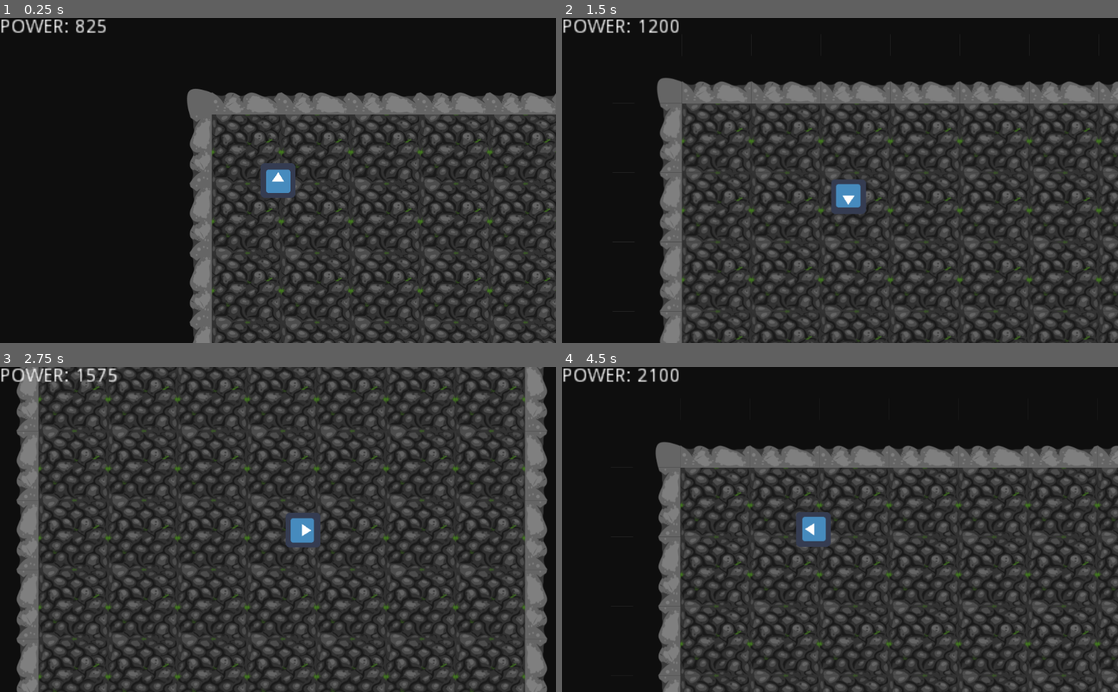
Above: before the commit, frames 1-4 (two rows, left to right).
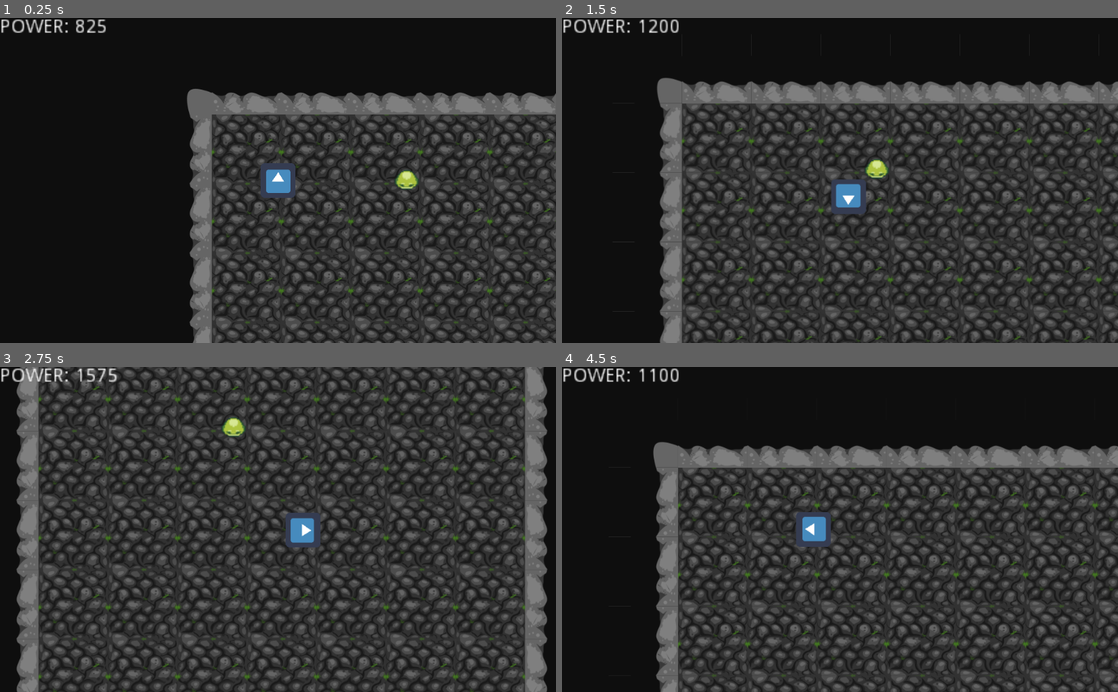
Above: after the commit, the same moments.

Repository: hnr250/FromHeroToZero
Game: Godot game, scene res://Field.tscn
The game is run twice, just before and just after one commit, with the same random seed, the same clock (stepped at 60 frames per second) and the same inputs. The engine's default icon, where the game draws it, is replaced by a stand-in: a white triangle on a blue panel in a dark square.
Inputs:
- Up to frame 1 (0.25 s): no input
- Up to frame 2 (1.5 s): hold Right (ui_right) 0.53-1.28 s; hold Down (ui_down) from 1.28 s (still down)
- Up to frame 3 (2.75 s): release Down (ui_down) at 2.03 s; hold Right (ui_right) from 2.03 s (still down)
- Up to frame 4 (4.5 s): release Right (ui_right) at 2.78 s; hold Up (ui_up) 2.78-3.53 s; hold Left (ui_left) from 3.53 s (still down)

The runs differ from the first frame. In frame 1, 0.2% of the frame differs, in the area x 71-76%, y 46-53%; in frame 2, 0.2%; in frame 3, 0.2%; in frame 4, 11%, in the area x 13-100%, y 0-100%.

Commit message:
Added first enemy and collision with objects

Diff:
--- a/Field.tscn
+++ b/Field.tscn
@@ -1,11 +1,18 @@
-[gd_scene load_steps=5 format=2]
+[gd_scene load_steps=8 format=2]
 
 [ext_resource path="res://Scripts/World.gd" type="Script" id=1]
 [ext_resource path="res://Objects/tiles.tres" type="TileSet" id=2]
 [ext_resource path="res://Objects/Player.tscn" type="PackedScene" id=3]
 [ext_resource path="res://Objects/GUI_camera.tscn" type="PackedScene" id=4]
+[ext_resource path="res://Scripts/MeleeEnemy.gd" type="Script" id=5]
+[ext_resource path="res://Graphics/slime.png" type="Texture" id=6]
 
-[node name="Tileset" type="Node2D"]
+[sub_resource type="RectangleShape2D" id=1]
+
+custom_solver_bias = 0.0
+extents = Vector2( 10, 10 )
+
+[node name="Tileset" type="Node2D" index="0"]
 
 self_modulate = Color( 0, 0, 0, 1 )
 scale = Vector2( 0.5, 0.5 )
@@ -70,3 +77,28 @@
 lines_skipped = 0
 max_lines_visible = -1
 _sections_unfolded = [ "Anchor", "Grow Direction", "Rect" ]
+
+[node name="enemy" type="KinematicBody2D" parent="." index="3" groups=[
+"enemy",
+]]
+
+position = Vector2( 487.055, 246.711 )
+scale = Vector2( 2, 2 )
+input_pickable = false
+collision_layer = 1
+collision_mask = 1
+collision/safe_margin = 0.08
+script = ExtResource( 5 )
+_sections_unfolded = [ "Transform" ]
+
+[node name="Sprite" type="Sprite" parent="enemy" index="0"]
+
+texture = ExtResource( 6 )
+region_enabled = true
+region_rect = Rect2( 32, 0, 32, 32 )
+_sections_unfolded = [ "Region" ]
+
+[node name="CollisionShape2D" type="CollisionShape2D" parent="enemy" index="1"]
+
+shape = SubResource( 1 )
+_sections_unfolded = [ "Transform" ]
--- /dev/null
+++ b/Scripts/Enemy.gd
@@ -0,0 +1,19 @@
+extends Node
+
+# class member variables go here, for example:
+# var a = 2
+# var b = "textvar"
+var POWER = 1000;
+var VELOCITY = 0;
+var is_enemy = true;
+
+
+func _ready():
+	# Called every time the node is added to the scene.
+	# Initialization here
+	pass
+
+#func _process(delta):
+#	# Called every frame. Delta is time since last frame.
+#	# Update game logic here.
+#	pass
--- /dev/null
+++ b/Scripts/MeleeEnemy.gd
@@ -0,0 +1,16 @@
+extends "res://Scripts/Enemy.gd"
+
+# class member variables go here, for example:
+# var a = 2
+# var b = "textvar"
+
+func _ready():
+	# Called every time the node is added to the scene.
+	# Initialization here
+	add_to_group("enemy");
+	pass
+
+#func _process(delta):
+#	# Called every frame. Delta is time since last frame.
+#	# Update game logic here.
+#	pass
--- a/Scripts/player.gd
+++ b/Scripts/player.gd
@@ -37,7 +37,9 @@
 		vertical_movement = vertical_movement /1.4143
 
 	movement_vector = Vector2(horizontal_movement*VELOCITY,vertical_movement*VELOCITY)
-	move_and_collide(movement_vector)
+	var collision = move_and_collide(movement_vector)
+	checkCollision(collision)
+
 	return movement_vector
 
 func _update_player_texture(vector):
@@ -46,3 +48,10 @@
 	var angle = atan2(deg2rad(vector.x),-deg2rad(vector.y))
 	rotate(angle - ROTATION_ANGLE)
 	ROTATION_ANGLE = angle
+
+func checkCollision(collision):
+	if(collision):
+		var collider = collision.collider
+		if(collider.is_in_group("enemy")):
+			POWER = POWER - collider.POWER
+			collider.queue_free()
Binary file added: Graphics/slime.png
Not shown, added: Graphics/slime.png.import
